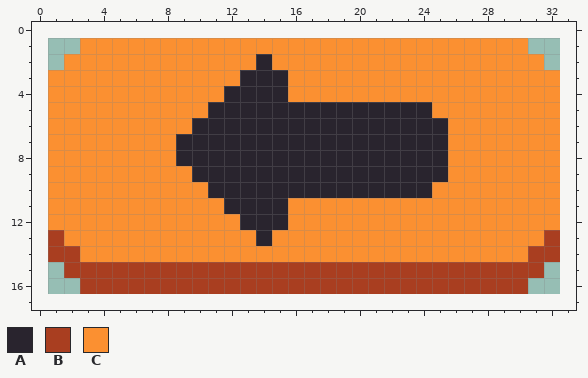
Two versions of one pixel-art sprite, img/btn-left-active.png. That is the earlier state.
The file is 32x16 pixels. The old version is drawn lined up with the new one, on the new canvas.
Palette (. is transparent): A #29242e  B #a93e20  C #fb9031
Pixels before, first column x 1:
 1 ..CCCCCCCCCCCCCCCCCCCCCCCCCCCC..
 2 .CCCCCCCCCCCCACCCCCCCCCCCCCCCCC.
 3 CCCCCCCCCCCCAAACCCCCCCCCCCCCCCCC
 4 CCCCCCCCCCCAAAACCCCCCCCCCCCCCCCC
 5 CCCCCCCCCCAAAAAAAAAAAAAACCCCCCCC
 6 CCCCCCCCCAAAAAAAAAAAAAAAACCCCCCC
 7 CCCCCCCCAAAAAAAAAAAAAAAAACCCCCCC
 8 CCCCCCCCAAAAAAAAAAAAAAAAACCCCCCC
 9 CCCCCCCCCAAAAAAAAAAAAAAAACCCCCCC
10 CCCCCCCCCCAAAAAAAAAAAAAACCCCCCCC
11 CCCCCCCCCCCAAAACCCCCCCCCCCCCCCCC
12 CCCCCCCCCCCCAAACCCCCCCCCCCCCCCCC
13 BCCCCCCCCCCCCACCCCCCCCCCCCCCCCCB
14 BBCCCCCCCCCCCCCCCCCCCCCCCCCCCCBB
15 .BBBBBBBBBBBBBBBBBBBBBBBBBBBBBB.
16 ..BBBBBBBBBBBBBBBBBBBBBBBBBBBB..
After the commit:
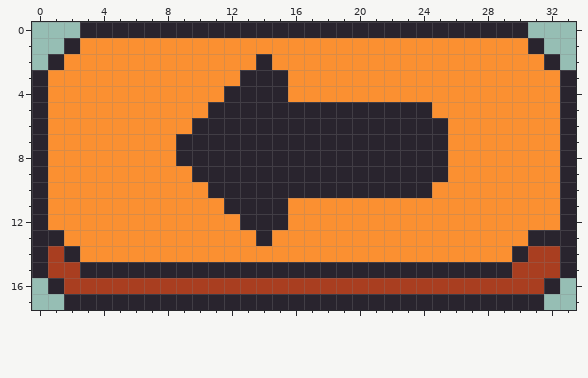
Change:
canvas 32x16 -> 34x18, the old top-left corner now at 1,1
Changed rows in their new state; - is an unchanged pixel.
first column x 0:
 0 ---AAAAAAAAAAAAAAAAAAAAAAAAAAAA---
 1 --A----------------------------A--
 2 -A------------------------------A-
 3 A--------------------------------A
 4 A--------------------------------A
 5 A--------------------------------A
 6 A--------------------------------A
 7 A--------------------------------A
 8 A--------------------------------A
 9 A--------------------------------A
10 A--------------------------------A
11 A--------------------------------A
12 A--------------------------------A
13 AA-----------------------------AAA
14 A-A---------------------------A--A
15 AB-AAAAAAAAAAAAAAAAAAAAAAAAAAA--BA
16 -AB----------------------------BA-
17 --AAAAAAAAAAAAAAAAAAAAAAAAAAAAAA--
Where, in picture pixels (left, top, right, bottom), the same in both pictures:
changed: (32, 22, 576, 310)
